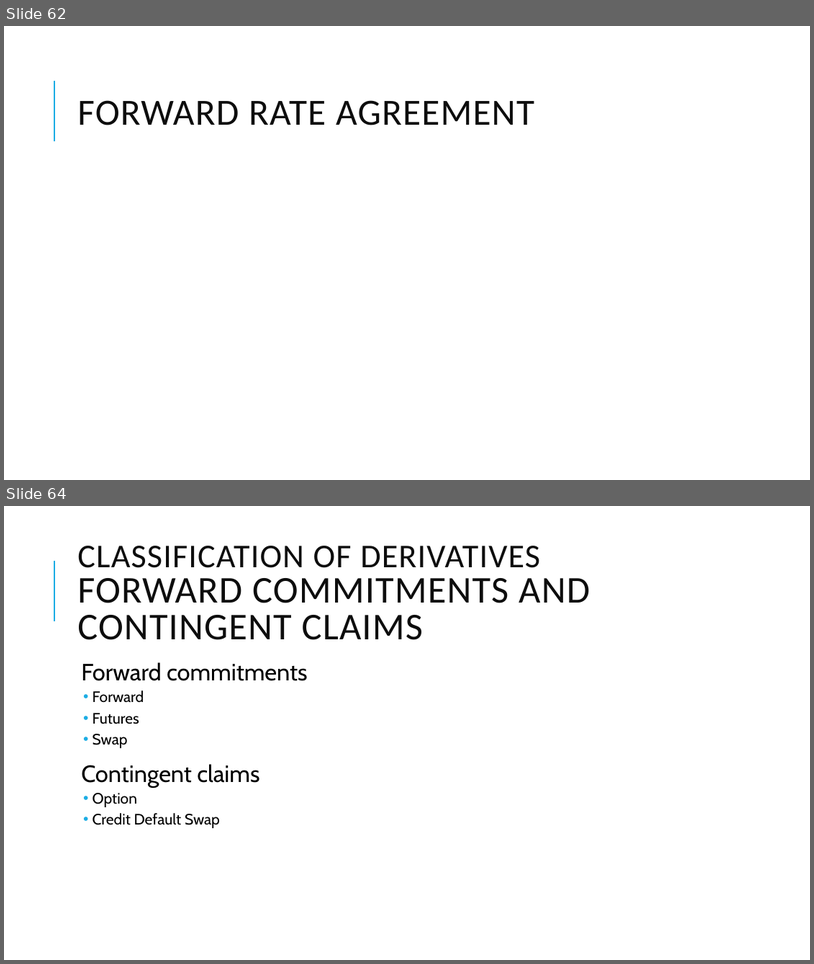
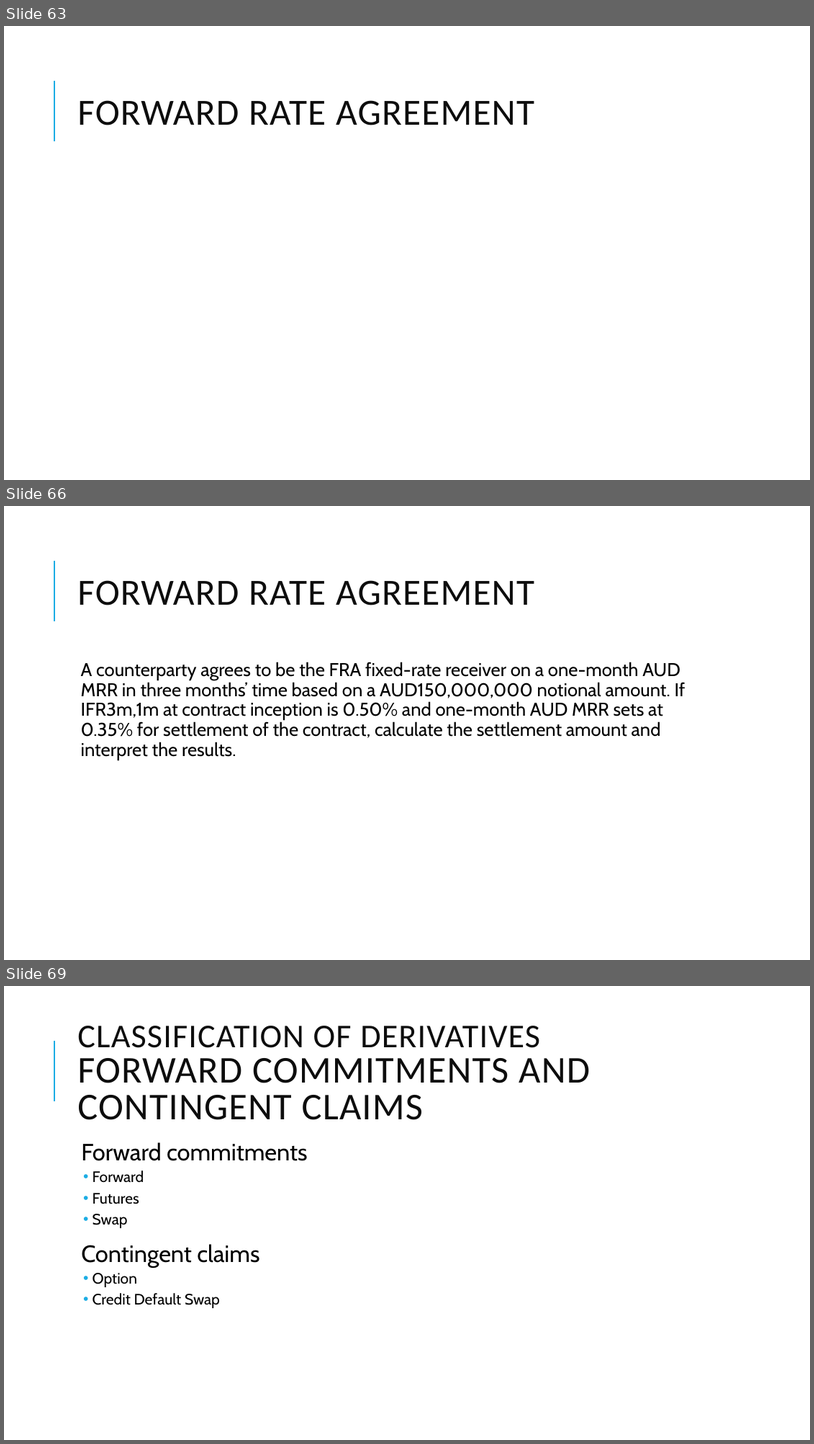
Before and after one commit to Isco0530/data, a slide deck: Derivatives.pptx. Shown one above the other, each under a label of ours: slides 62 and 64 before the commit, slides 63, 66 and 69 after it; the slides between them are not shown. The pictures are 814x964 and 814x1444 pixels, drawn with LibreOffice and Linux fonts; fonts in the diff are those of the drawing; grey boxes stand for pictures. Boxes give left, top, right and bottom in pixels: in the first picture for what was removed or moved away, otherwise in the second. Text is boxed around its words. In the diff, an @@ line names an element or a change of style, - is before the commit and + after.

```diff
--- a/Derivatives.pptx
+++ b/Derivatives.pptx
@@ slide 66 added at (x1=4, y1=506, x2=810, y2=960), background #FFFFFF; not listed: 1 template element that a slide beside it also shows @@
@@ title added at (x1=77, y1=580, x2=535, y2=605), 44 pt, text #0D0D0D @@
+FORWARD RATE AGREEMENT
@@ text added at (x1=81, y1=662, x2=686, y2=759), 22 pt, text #000000 @@
+  A counterparty agrees to be the FRA fixed-rate receiver on a one-month AUD MRR in three months’ time based on a AUD150,000,000 notional amount. If IFR3m,1m at contract inception is 0.50% and one-month AUD MRR sets at 0.35% for settlement of the contract, calculate the settlement amount and interpret the results.
@@ what was slide 62 is now slide 63 @@
@@ what was slide 64 is now slide 69 @@
```
Also in this commit, not shown: 6 other slides added, 2 slides removed, 1 other file.
